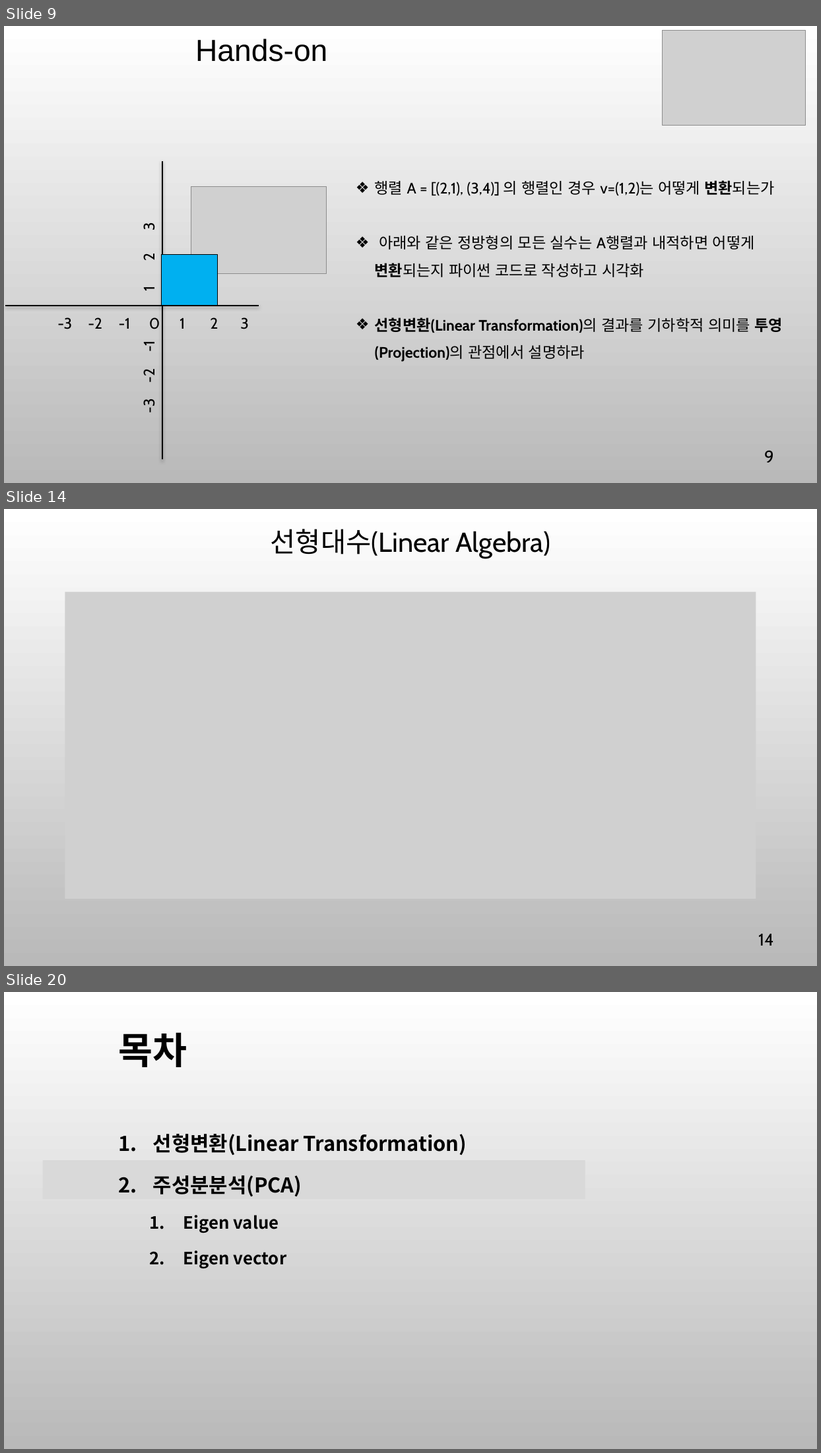
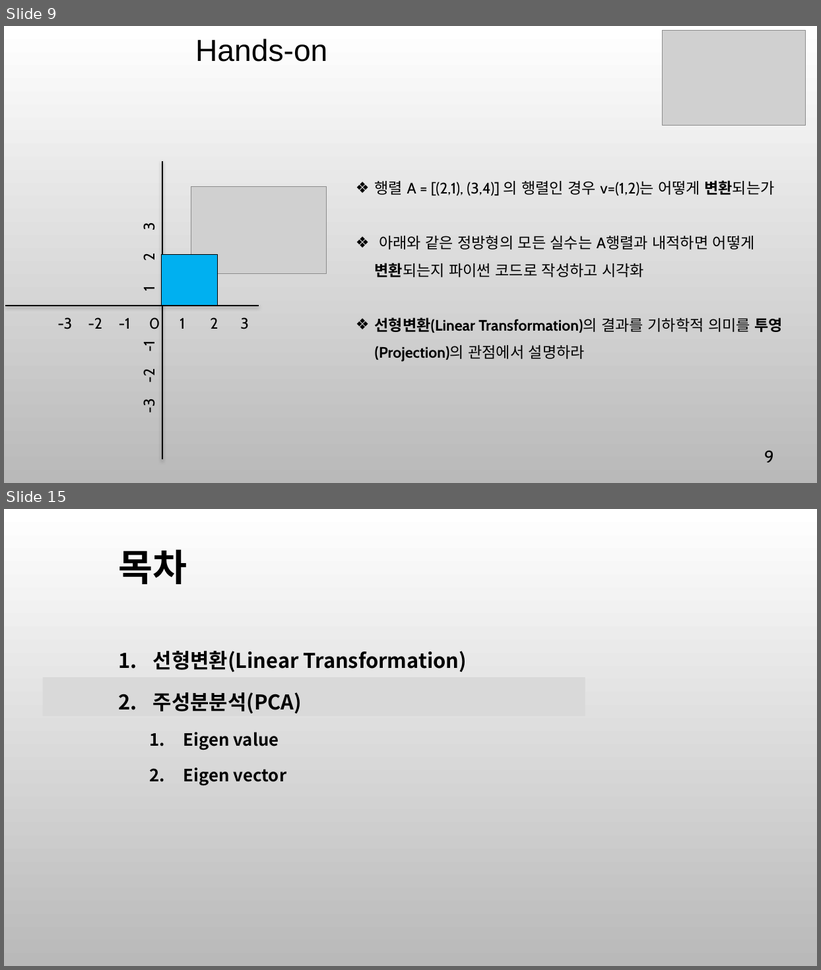
Before and after one commit to ancestor9/mathematics-for-machine-learning, a slide deck: Linear_Algebra/w5_PCA_linear_transformation.pptx. Shown one above the other, each under a label of ours: slides 9, 14 and 20 before the commit, slides 9 and 15 after it; the slides between them are not shown. The pictures are 821x1453 and 821x970 pixels, drawn with LibreOffice and Linux fonts; fonts in the diff are those of the drawing; grey boxes stand for pictures; background and template pictures are left out. Boxes give left, top, right and bottom in pixels: in the first picture for what was removed or moved away, otherwise in the second. Text is boxed around its words. In the diff, an @@ line names an element or a change of style, - is before the commit and + after.

```diff
--- a/Linear_Algebra/w5_PCA_linear_transformation.pptx
+++ b/Linear_Algebra/w5_PCA_linear_transformation.pptx
@@ slide 14 removed at [4, 509, 817, 966], background picture (left out) @@
@@ title removed at [271, 529, 550, 559] @@
-선형대수(Linear Algebra)
@@ picture removed at [65, 592, 756, 900] @@
@@ page number removed at [758, 934, 774, 946] @@
-14
@@ what was slide 20 is now slide 15 @@
```
Also in this commit, not shown: 13 slides changed, 2 slides added, 4 other slides removed, 1 other file.
